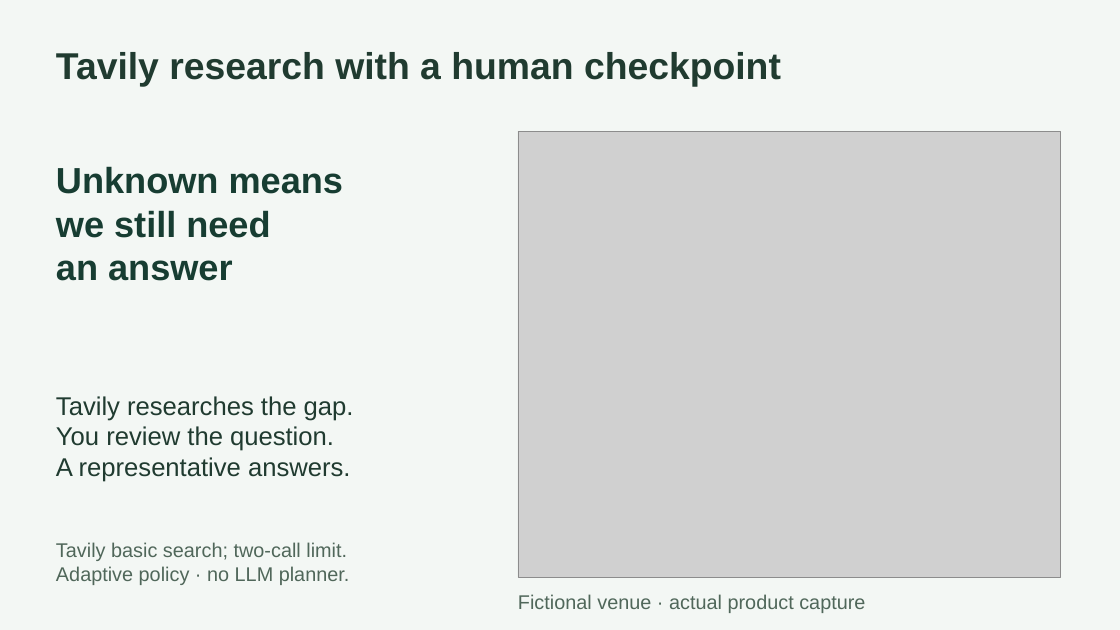
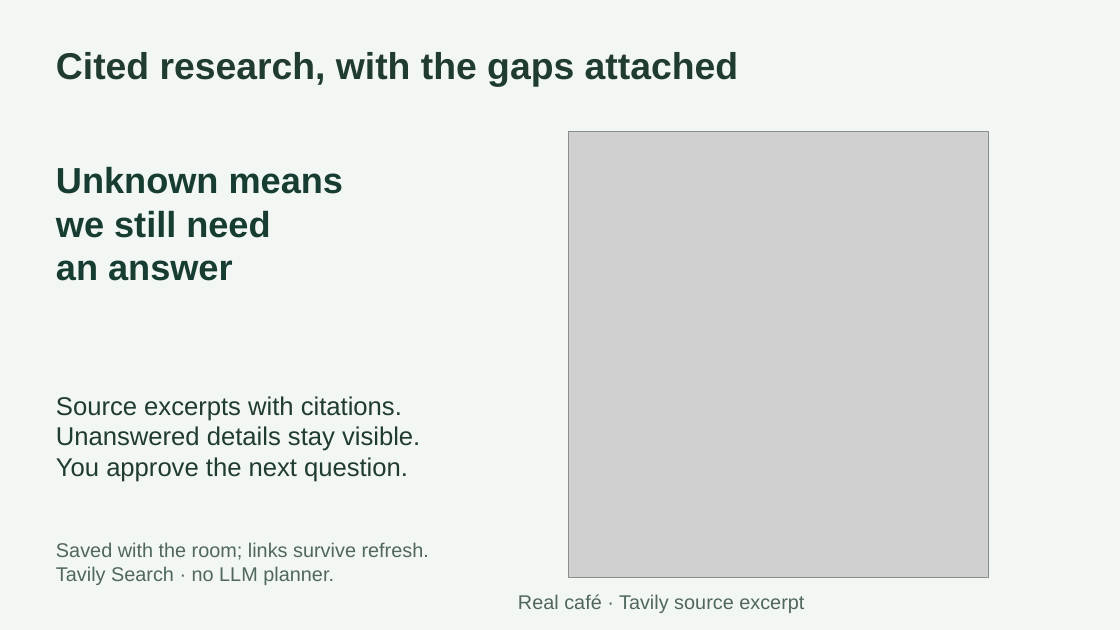
Before and after one commit to gowtham66867/accessproof, a slide deck: slide 3 of submission/AccessProof-Global-AI.pptx. Drawn at 1120x630 pixels with LibreOffice and Linux fonts; fonts in the diff are those of the drawing; grey boxes stand for pictures. Boxes give left, top, right and bottom in pixels: in the first picture for what was removed or moved away, otherwise in the second. Text is boxed around its words. In the diff, an @@ line names an element or a change of style, - is before the commit and + after.

Commit message:
Add cited research briefs and durable live evidence timeline

```diff
--- a/submission/AccessProof-Global-AI.pptx
+++ b/submission/AccessProof-Global-AI.pptx
@@ text at (56, 52, 738, 87): text changed @@
-Tavily research with a human checkpoint
+Cited research, with the gaps attached
@@ picture: place and size @@
-picture at (518, 131, 1061, 577)
+picture at (569, 131, 989, 577)
@@ text at (56, 396, 420, 482): text changed @@
-Tavily researches the gap.
-You review the question.
-A representative answers.
+Source excerpts with citations.
+Unanswered details stay visible.
+You approve the next question.
@@ text at (56, 542, 429, 585): text changed @@
-Tavily basic search; two-call limit.
-Adaptive policy · no LLM planner.
+Saved with the room; links survive refresh.
+Tavily Search · no LLM planner.
@@ text at (518, 594, 804, 613): text changed @@
-Fictional venue · actual product capture
+Real café · Tavily source excerpt
```
Also in this commit, not shown: 2 other slides changed, 30 other files.
